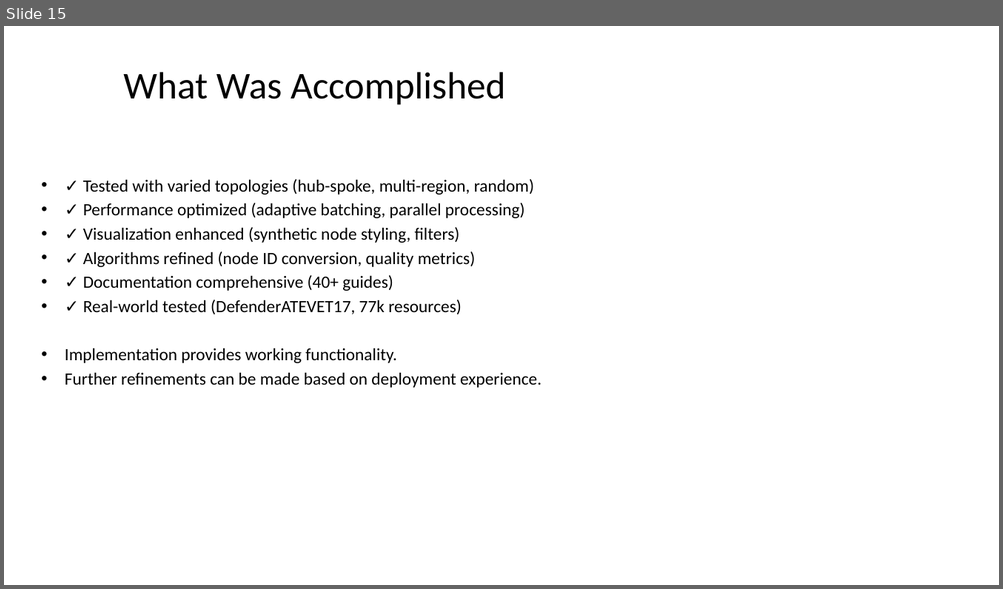
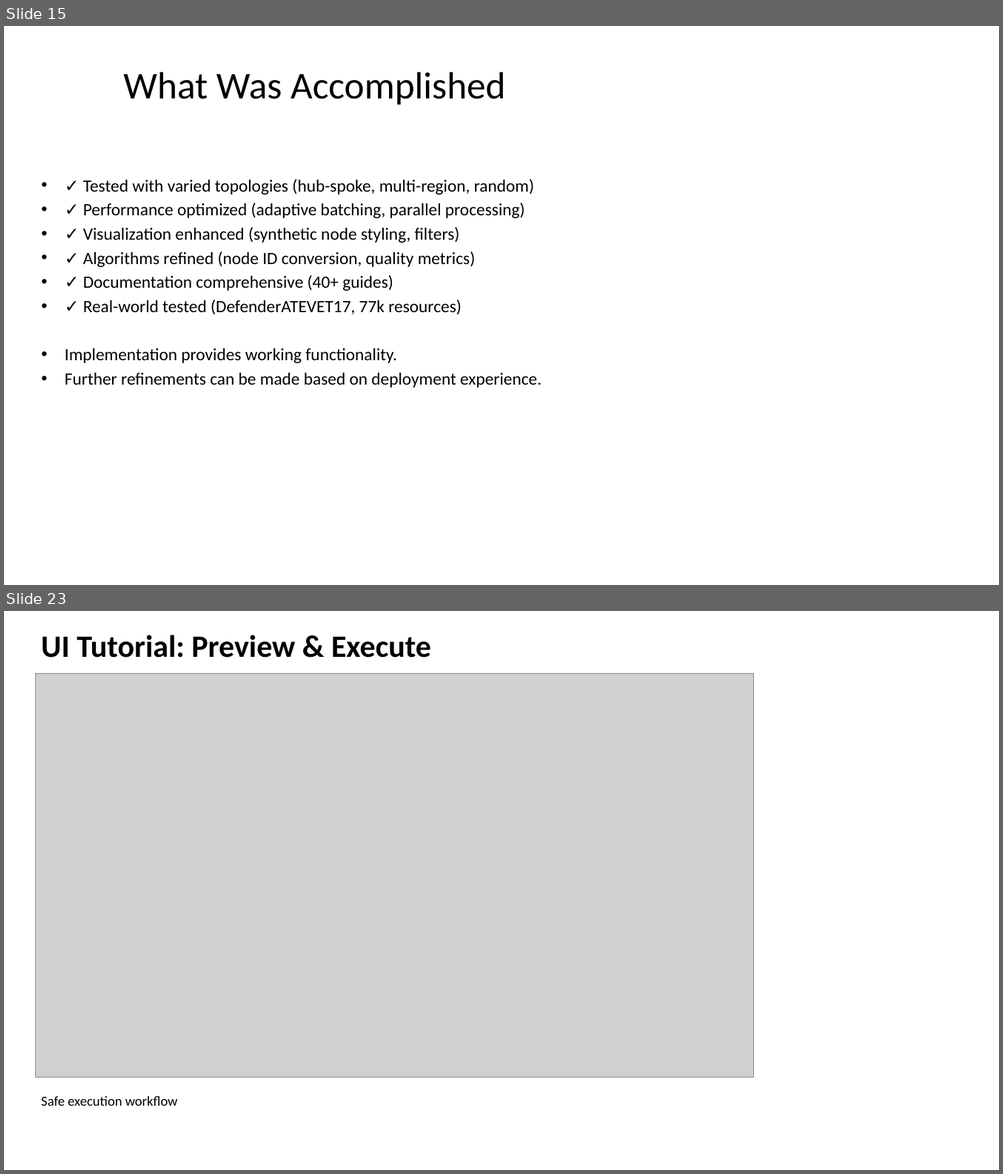
Before and after one commit to rysweet/azure-tenant-grapher, a slide deck: Scale_Operations_Implementation.pptx. Shown one above the other, each under a label of ours: slide 15 before the commit, slides 15 and 23 after it; the slides between them are not shown. The pictures are 1003x589 and 1003x1174 pixels, drawn with LibreOffice and Linux fonts; fonts in the diff are those of the drawing; grey boxes stand for pictures. Boxes give left, top, right and bottom in pixels: in the first picture for what was removed or moved away, otherwise in the second. Text is boxed around its words. In the diff, an @@ line names an element or a change of style, - is before the commit and + after.

```diff
--- a/Scale_Operations_Implementation.pptx
+++ b/Scale_Operations_Implementation.pptx
@@ slide 23 added at <box>4,611,999,1170</box>, background #FFFFFF @@
@@ text added at <box>41,635,431,658</box>, 36 pt, text #000000, bold @@
+UI Tutorial: Preview & Execute
@@ picture added at <box>35,673,754,1077</box> @@
@@ text added at <box>41,1096,178,1106</box>, 16 pt, text #000000 @@
+Safe execution workflow
```
Also in this commit, not shown: 10 other slides added.
